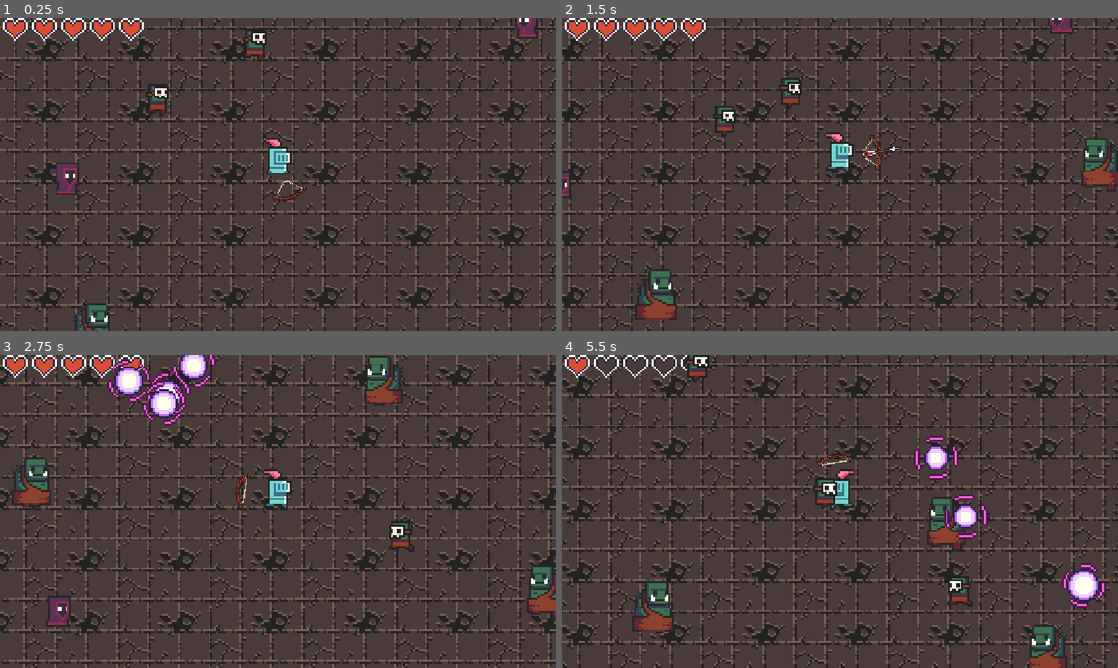
Above: before the commit, frames 1-4 (two rows, left to right).
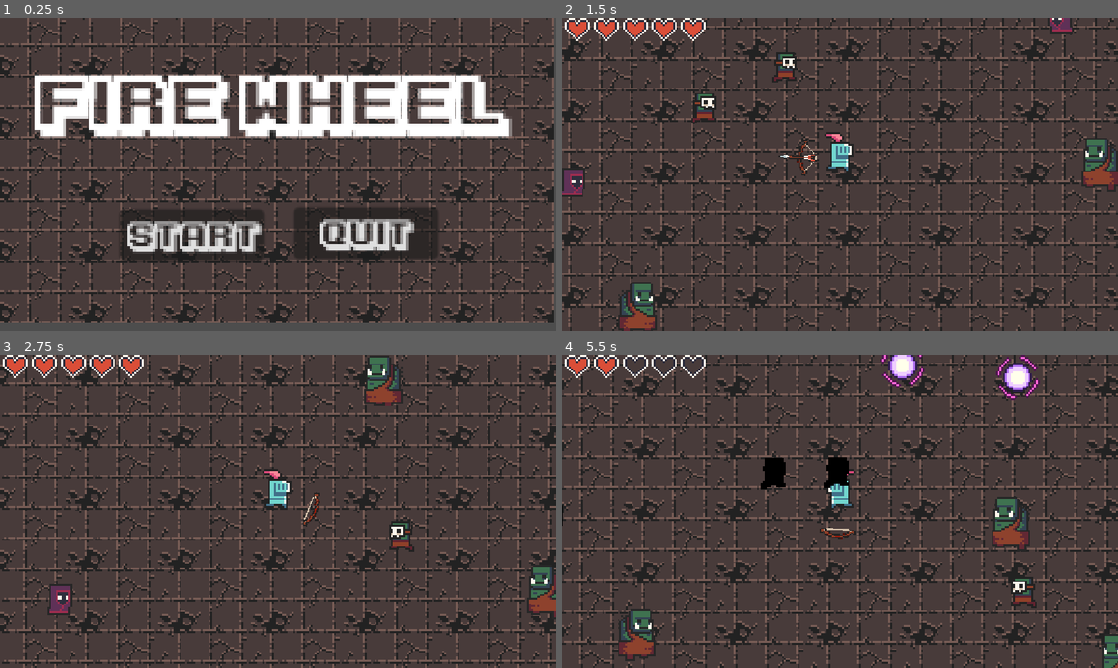
Above: after the commit, the same moments.

Repository: lancatlin/HumanError
Game: Godot game, scene res://scenes/main_menu.tscn
The game is run twice, just before and just after one commit, with the same random seed, the same clock (stepped at 60 frames per second) and the same inputs. Before the commit the project starts from res://scenes/game.tscn.
Inputs (mouse positions are in pixels of both pictures, inside the frame that each line leads up to):
- Up to frame 1 (0.25 s): no input
- Up to frame 2 (1.5 s): click (756, 233) at 0.5 s, where only the run after the commit has a clickable "Start"; hold Right (move_right) from 1.28 s (still down); hold Space (fire) from 1.28 s (still down)
- Up to frame 3 (2.75 s): release Right (move_right) at 2.03 s; release Space (fire) at 2.03 s; hold Down (move_down) from 2.03 s (still down); tap Space (fire) at 2.1 s
- Up to frame 4 (5.5 s): release Down (move_down) at 2.78 s; hold Right (move_right) 2.78-3.53 s; hold Space (fire) 2.78-3.53 s; hold Up (move_up) 3.53-4.28 s; tap Space (fire) at 3.6, 5.1 s; hold Space (fire) 4.28-5.03 s; hold Left (move_left) from 4.28 s (still down)

The runs differ from the first frame. In frame 1, 54% of the frame differs, in the area x 0-100%, y 0-100%; in frame 2, 3.2%; in frame 3, 3.5%; in frame 4, 41%.

Commit message:
feat: change main theme to title screen

Diff:
--- a/project.godot
+++ b/project.godot
@@ -11,7 +11,7 @@
 [application]
 
 config/name="FireWheel"
-run/main_scene="uid://bhppj04mb800a"
+run/main_scene="uid://wmvmjomebt5r"
 config/features=PackedStringArray("4.7", "GL Compatibility")
 config/icon="res://icon.svg"
 
